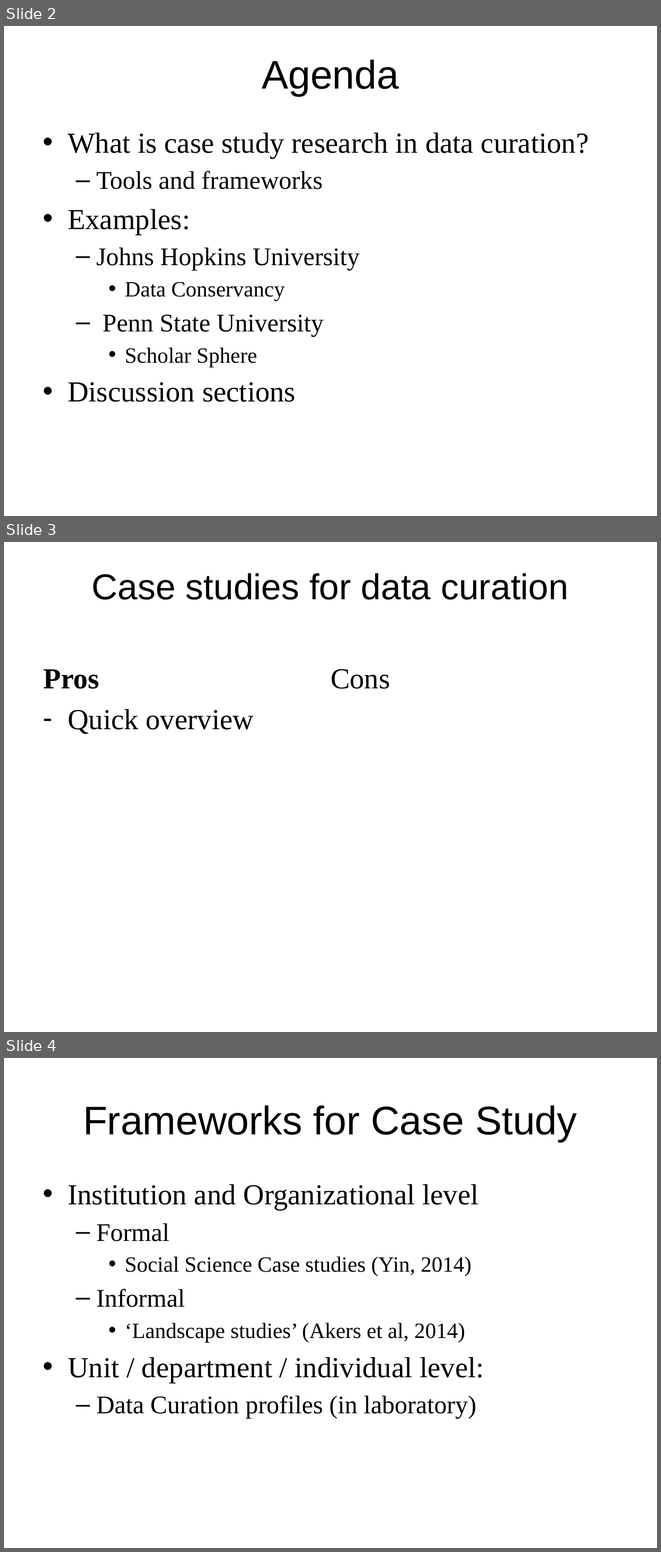
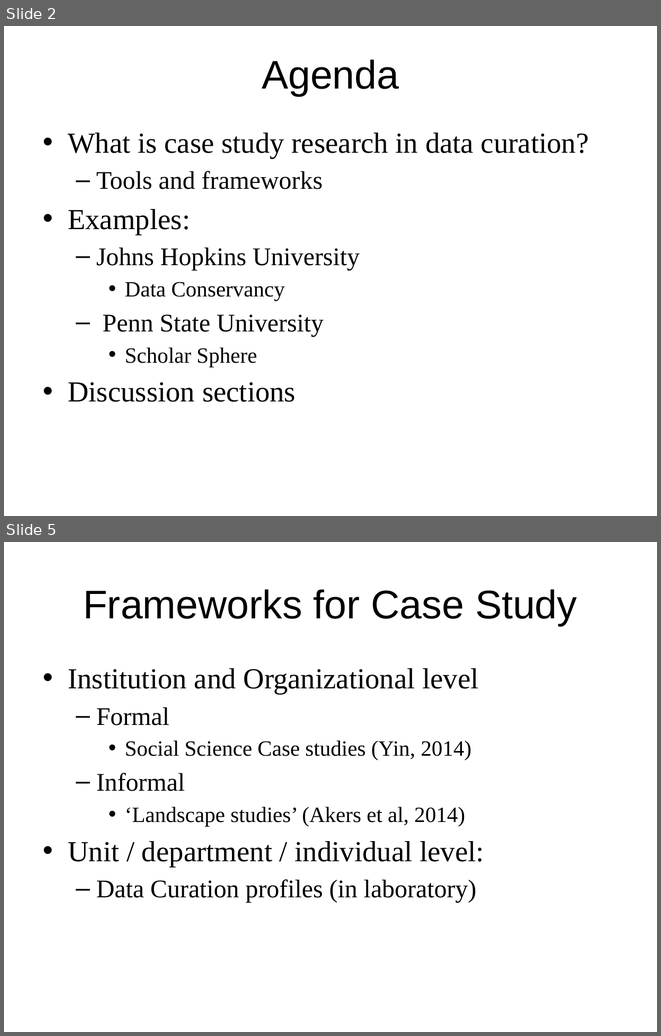
Before and after one commit to DataCurationWorkshop/HongKongCurationWorkshop, a slide deck: Day_1/Case_Study/Day_1_CaseStudy_DCAcad.pptx. Shown one above the other, each under a label of ours: slides 2, 3 and 4 before the commit, slides 2 and 5 after it; the slides between them are not shown. The pictures are 661x1552 and 661x1036 pixels, drawn with LibreOffice and Linux fonts; fonts in the diff are those of the drawing; background and template pictures are left out. Boxes give left, top, right and bottom in pixels: in the first picture for what was removed or moved away, otherwise in the second. Text is boxed around its words. In the diff, an @@ line names an element or a change of style, - is before the commit and + after.

```diff
--- a/Day_1/Case_Study/Day_1_CaseStudy_DCAcad.pptx
+++ b/Day_1/Case_Study/Day_1_CaseStudy_DCAcad.pptx
@@ slide 3 removed at bbox=[4, 542, 657, 1032], background #FFFFFF @@
@@ title removed at bbox=[92, 573, 568, 600] @@
-Case studies for data curation
@@ text removed at bbox=[43, 669, 390, 734] @@
-Pros
-– Quick overview
-Cons
@@ what was slide 4 is now slide 5 @@
```
Also in this commit, not shown: 2 slides added, 1 other file.
